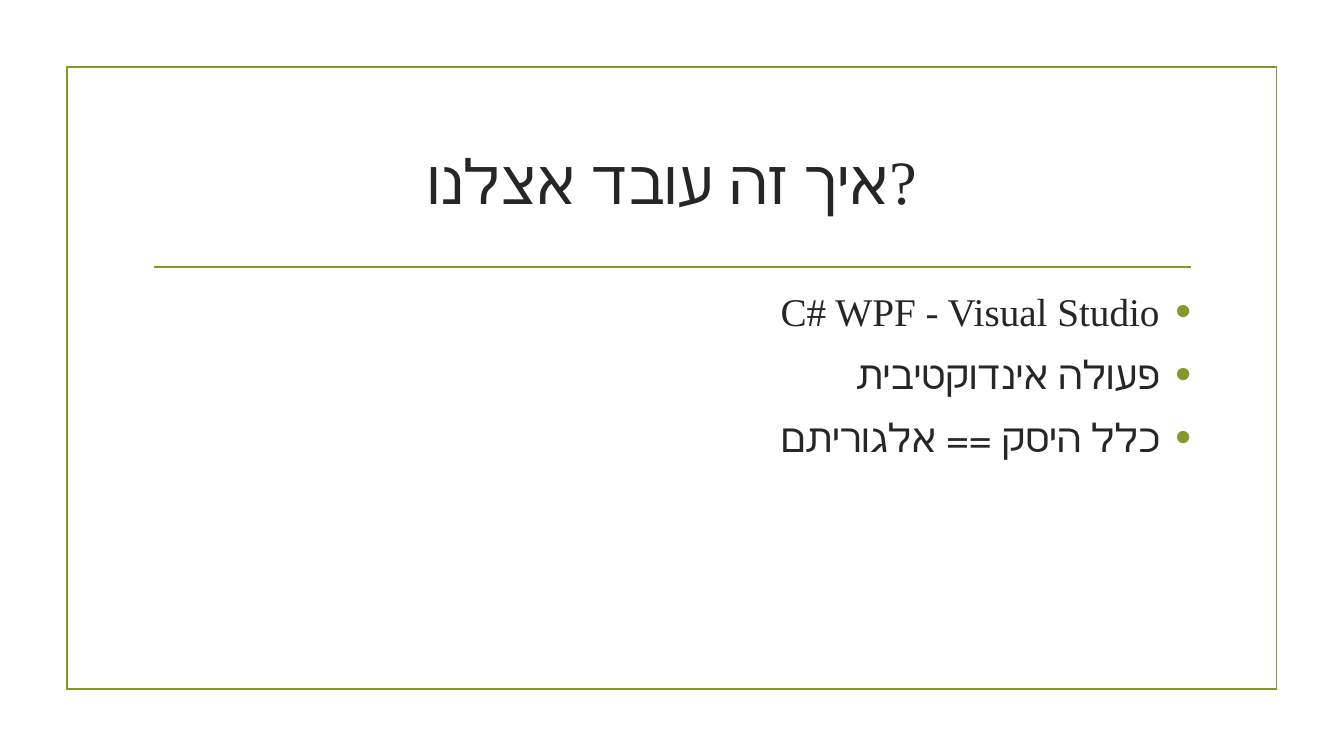
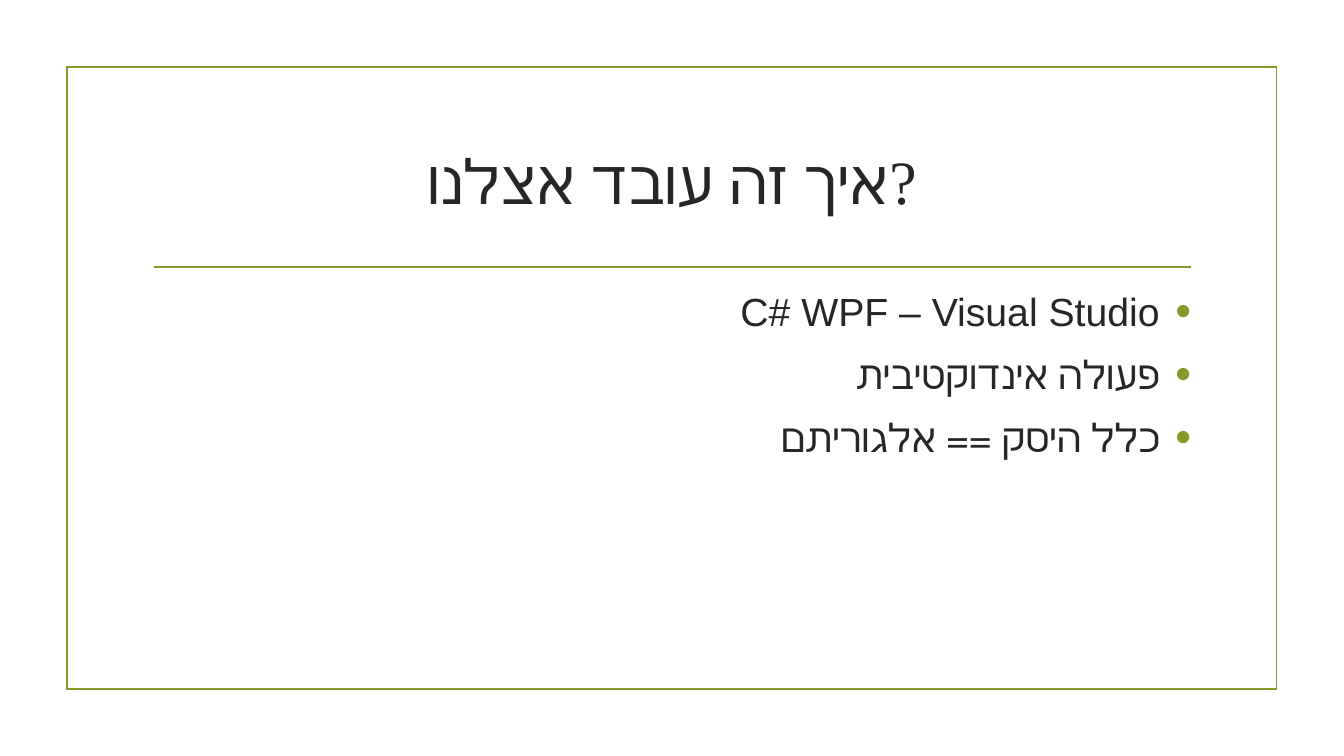
Before and after one commit to roynovich1451/Final-project---logic-calculator, a slide deck: slide 6 of appendix/LPT_Presentation.pptx. Drawn at 1344x756 pixels with LibreOffice and Linux fonts; fonts in the diff are those of the drawing; background and template pictures are left out. Boxes give left, top, right and bottom in pixels: in the first picture for what was removed or moved away, otherwise in the second. Text is boxed around its words. In the diff, an @@ line names an element or a change of style, - is before the commit and + after.

```diff
--- a/appendix/LPT_Presentation.pptx
+++ b/appendix/LPT_Presentation.pptx
@@ text at bbox=[740, 297, 1160, 327]: text changed; font Times New Roman to Arial @@
-• C# WPF - Visual Studio
+• C# WPF – Visual Studio
```
Also in this commit, not shown: 1 other slide changed.
